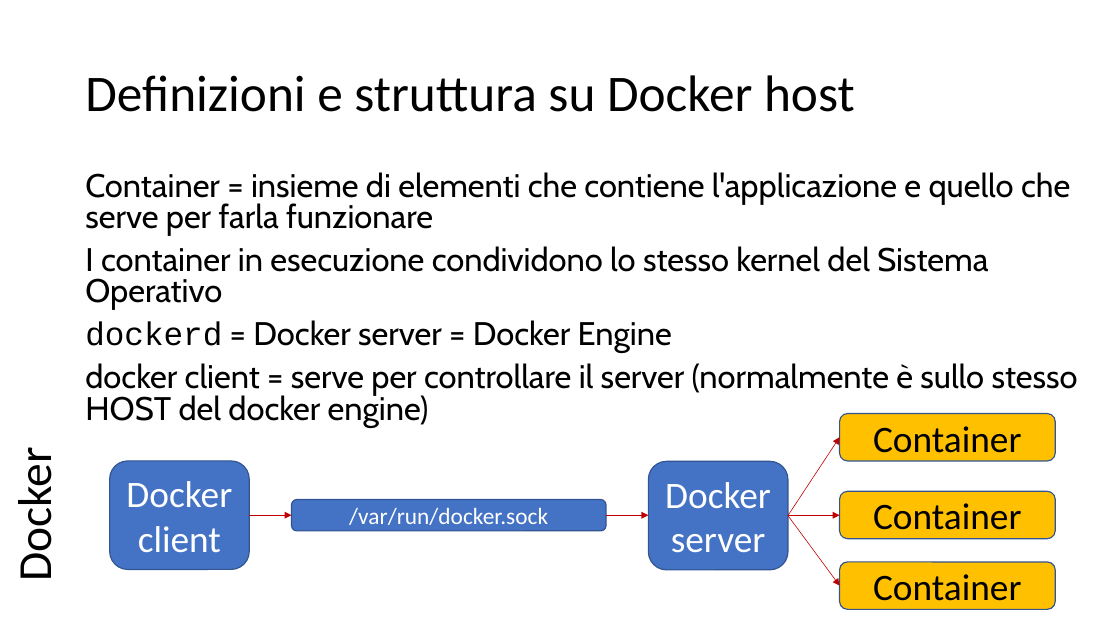
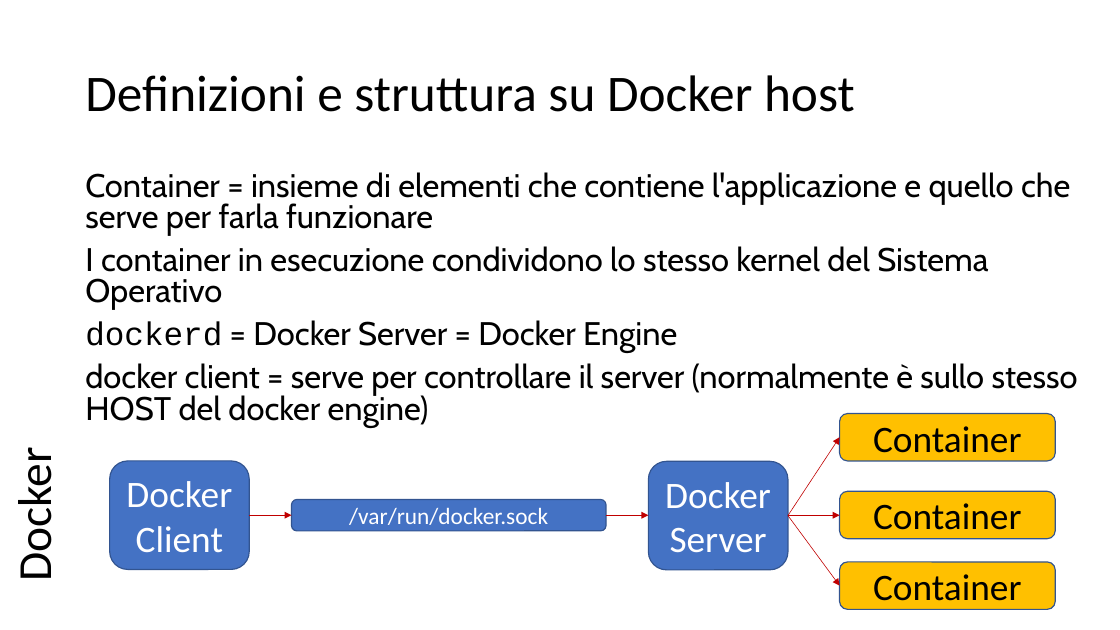
Before and after one commit to scastagnoli/academySisal, a slide deck: slide 4 of docker.pptx. Drawn at 1120x630 pixels with LibreOffice and Linux fonts; fonts in the diff are those of the drawing. Boxes give left, top, right and bottom in pixels: in the first picture for what was removed or moved away, otherwise in the second. Text is boxed around its words. In the diff, an @@ line names an element or a change of style, - is before the commit and + after.

```diff
--- a/docker.pptx
+++ b/docker.pptx
@@ text at (85, 320, 677, 353): text changed @@
-dockerd = Docker server = Docker Engine
+dockerd = Docker Server = Docker Engine
@@ text in rounded rectangle at (126, 481, 232, 553): text changed @@
-Docker client
+Docker Client
@@ text in rounded rectangle at (665, 482, 771, 553): text changed @@
-Docker server
+Docker Server
```
Also in this commit, not shown: 5 other slides changed.
